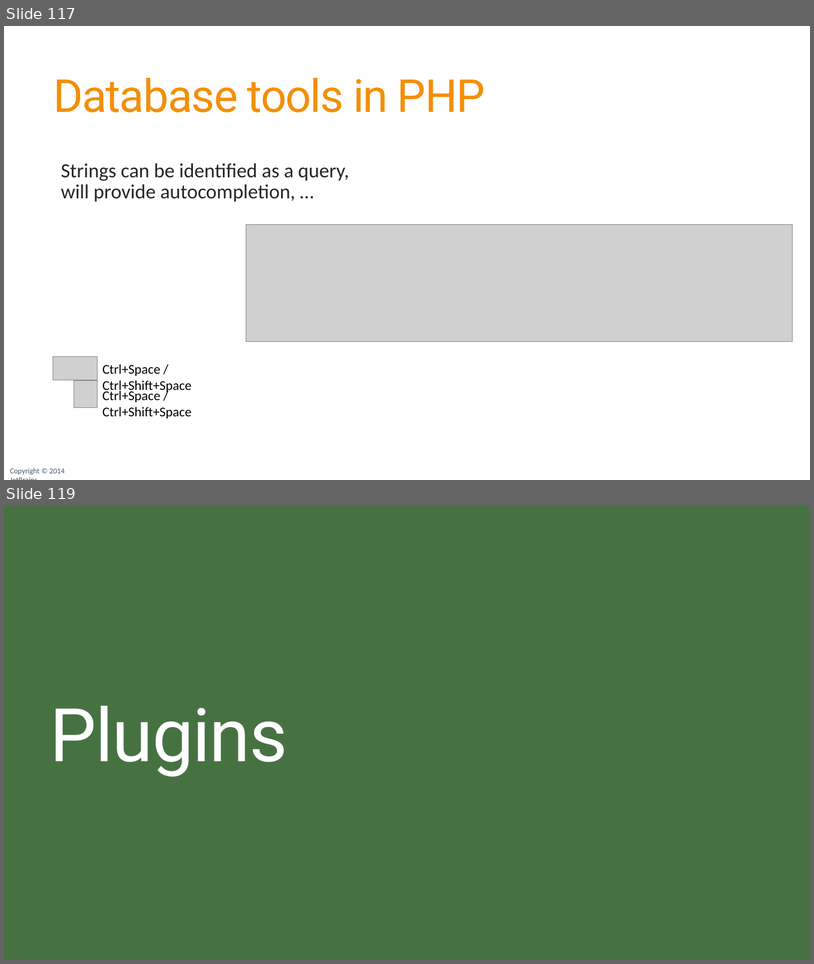
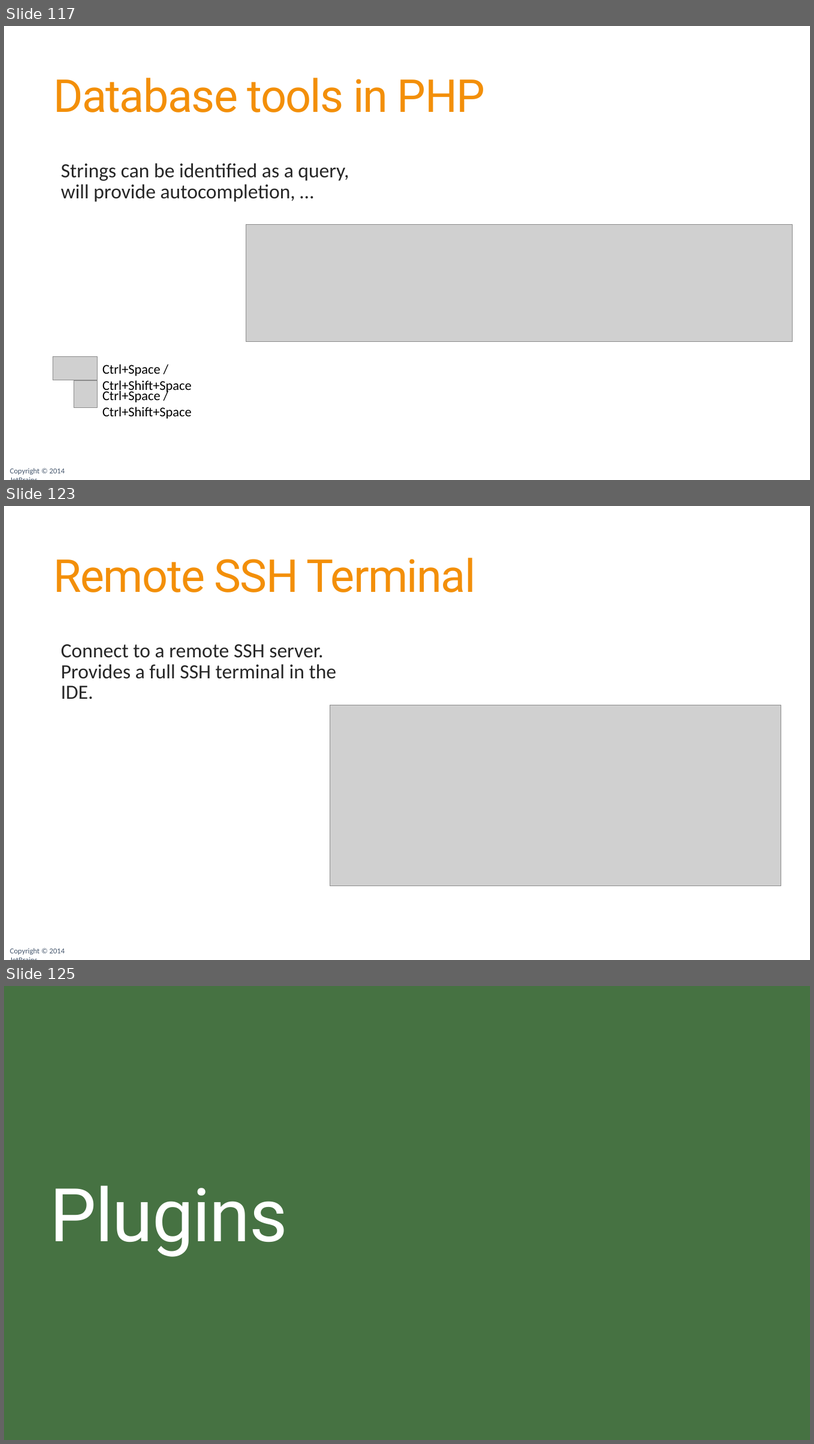
Before and after one commit to JetBrains/phpstorm-workshop, a slide deck: PhpStorm Workshop.pptx. Shown one above the other, each under a label of ours: slides 117 and 119 before the commit, slides 117, 123 and 125 after it; the slides between them are not shown. The pictures are 814x964 and 814x1444 pixels, drawn with LibreOffice and Linux fonts; fonts in the diff are those of the drawing; grey boxes stand for pictures; background and template pictures are left out. Boxes give left, top, right and bottom in pixels: in the first picture for what was removed or moved away, otherwise in the second. Text is boxed around its words. In the diff, an @@ line names an element or a change of style, - is before the commit and + after.

```diff
--- a/PhpStorm Workshop.pptx
+++ b/PhpStorm Workshop.pptx
@@ slide 123 added at box(4, 506, 810, 960), background #FFFFFF; not listed: 1 template element that a slide beside it also shows @@
@@ title added at box(54, 558, 476, 592), 54 pt, text #F38F09 @@
+Remote SSH Terminal
@@ text added at box(61, 644, 337, 699), 24 pt, text #262626 @@
+  Connect to a remote SSH server. Provides a full SSH terminal in the IDE.
@@ picture added at box(330, 705, 782, 886) @@
@@ what was slide 119 is now slide 125 @@
```
Also in this commit, not shown: 3 slides changed, 10 other slides added.
